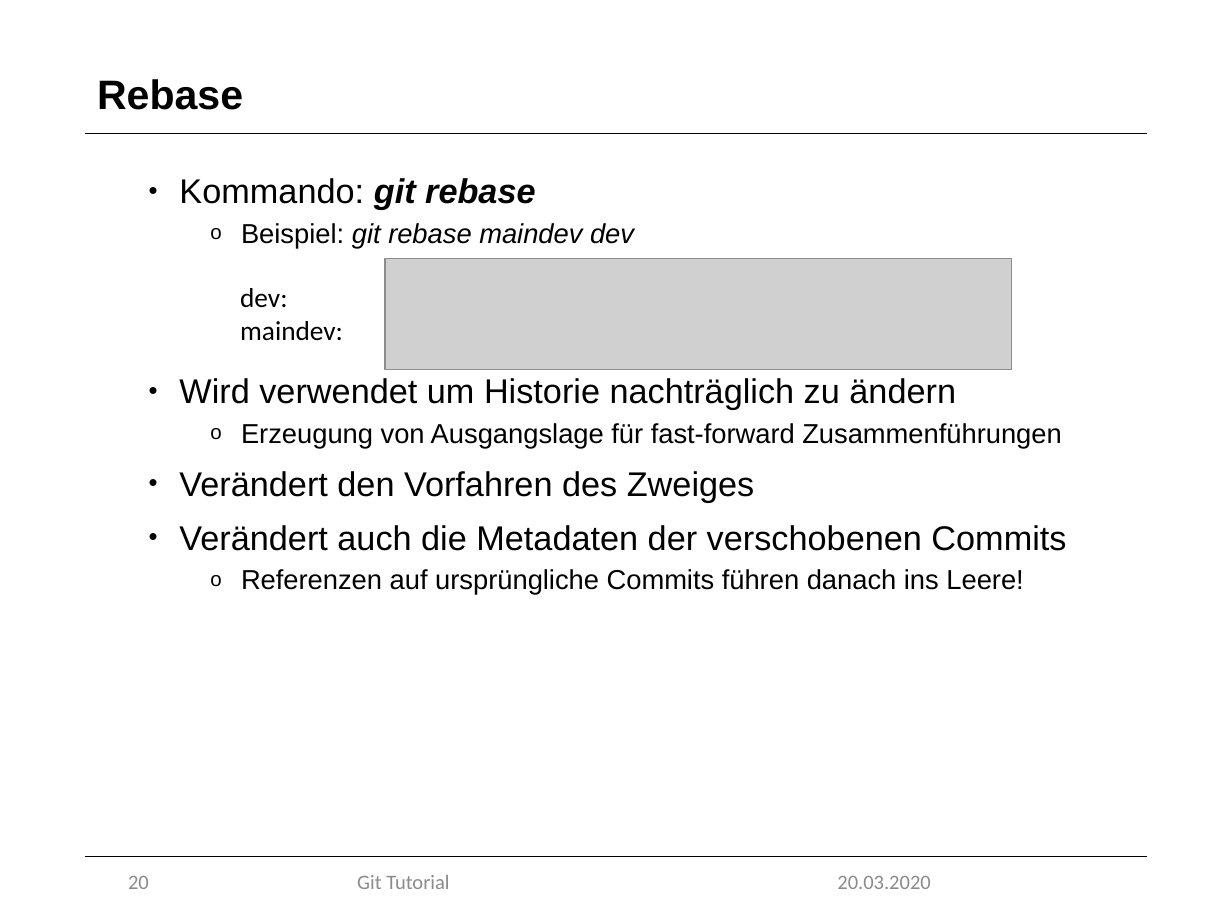
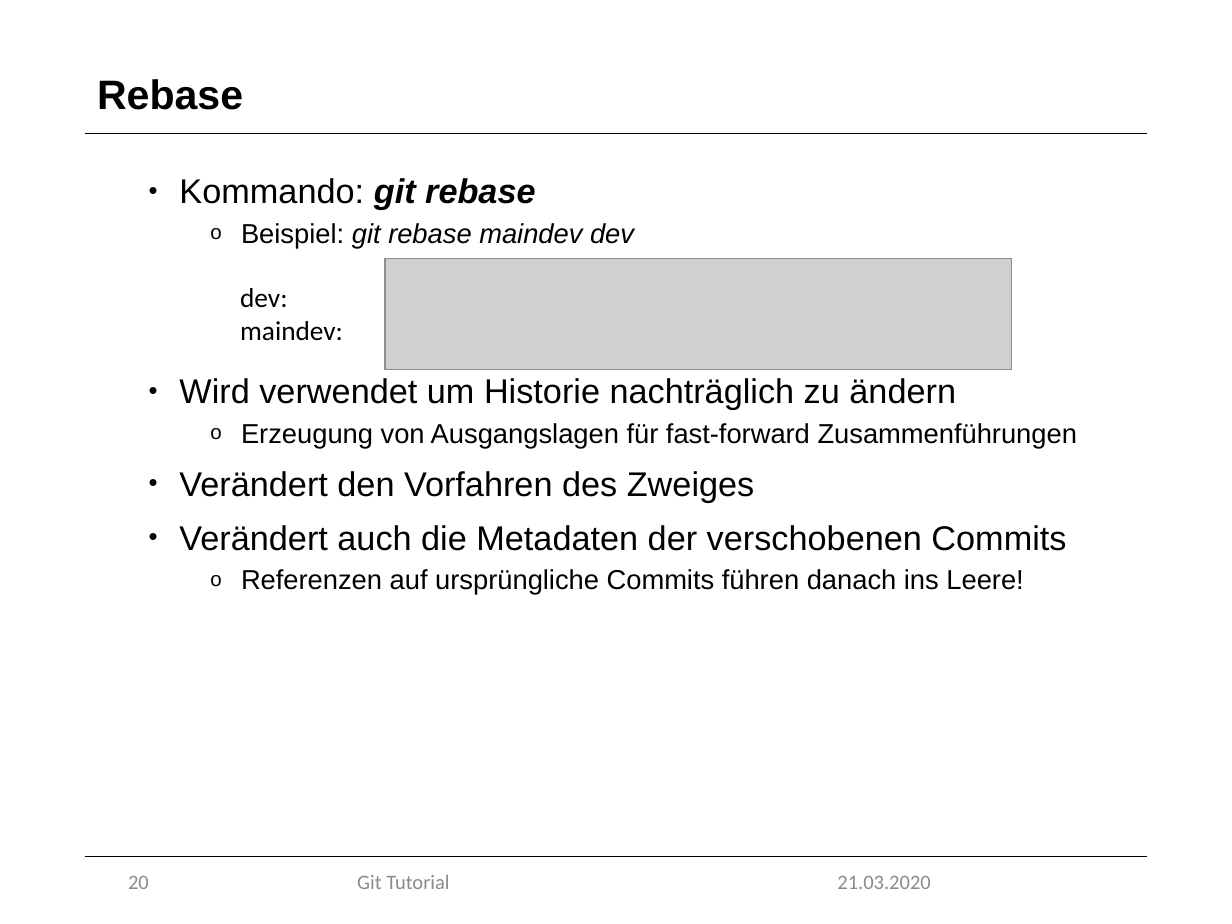
Before and after one commit to marcretzlaff/projektarbeit, a slide deck: slide 20 of Präsentation-90min/Präsentation-90min.pptx. Drawn at 1232x924 pixels with LibreOffice and Linux fonts; fonts in the diff are those of the drawing; grey boxes stand for pictures; background and template pictures are left out. Boxes give left, top, right and bottom in pixels: in the first picture for what was removed or moved away, otherwise in the second. Text is boxed around its words. In the diff, an @@ line names an element or a change of style, - is before the commit and + after.

```diff
--- a/Präsentation-90min/Präsentation-90min.pptx
+++ b/Präsentation-90min/Präsentation-90min.pptx
@@ text at bbox=[241, 423, 1077, 449]: text changed @@
-  o Erzeugung von Ausgangslage für fast-forward Zusammenführungen
+  o Erzeugung von Ausgangslagen für fast-forward Zusammenführungen
@@ text at bbox=[837, 876, 930, 889]: text changed @@
-20.03.2020
+21.03.2020
```
Also in this commit, not shown: 27 other slides changed, 4 slides added, 5 slides removed, 1 other file.
